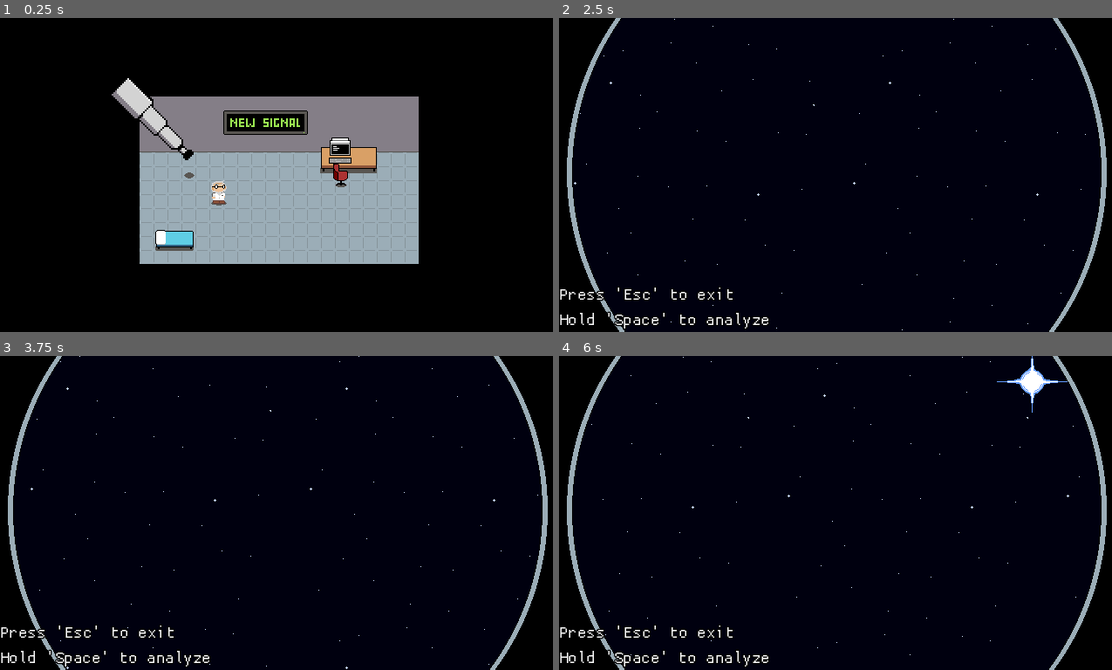
Above: before the commit, frames 1-4 (two rows, left to right).
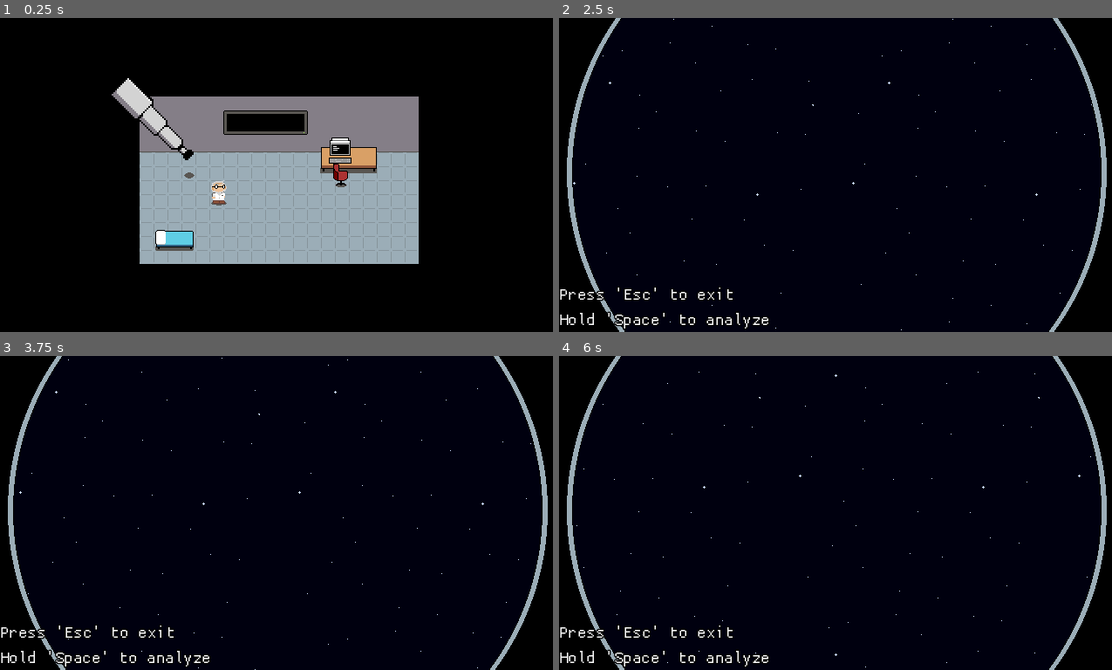
Above: after the commit, the same moments.

Repository: c0sx/ld59
Game: Godot game, scene res://scenes/main.tscn
Two runs of this game, one before a commit and one after it. Both use one fixed random seed, a clock stepped at 60 frames per second and the inputs below.
Inputs (mouse positions are in pixels of both pictures, inside the frame that each line leads up to):
- Up to frame 1 (0.25 s): no input
- Up to frame 2 (2.5 s): tap Enter at 0.5 s; move the mouse to (901, 149) at 0.52 s; tap Space (interact) at 0.6, 1.35, 2.1 s; click (901, 149) at 0.67 s; move the mouse to (708, 124) at 1.27 s; click (708, 124) at 1.42 s; move the mouse to (896, 105) at 2.02 s; click (896, 105) at 2.17 s
- Up to frame 3 (3.75 s): move the mouse to (270, 519) at 2.77 s; tap Space (interact) at 2.85, 3.6 s; click (270, 519) at 2.92 s; move the mouse to (320, 516) at 3.52 s; click (320, 516) at 3.67 s
- Up to frame 4 (6 s): tap Escape (esc) at 4.15 s; move the mouse to (669, 465) at 4.27 s; tap Space (interact) at 4.35, 5.1, 5.85 s; click (669, 465) at 4.42 s; move the mouse to (846, 513) at 5.02 s; click (846, 513) at 5.17 s; move the mouse to (818, 506) at 5.77 s; click (818, 506) at 5.92 s

The runs differ from the first frame. In frame 1, 0.2% of the frame differs, in the area x 41-55%, y 31-35%; in frame 2, less than 0.1%; in frame 3, 0.1%; in frame 4, 0.5%, in the area x 3-97%, y 0-100%.

Commit message:
feat: send reports

Diff:
--- a/scenes/lab/lab.gd
+++ b/scenes/lab/lab.gd
@@ -1,6 +1,7 @@
 class_name Lab
 extends Node2D
 
+@export var config: DayConfig
 @export var camera: Camera2D
 
 @onready var _player: Player = %Player
@@ -12,15 +13,22 @@
 @onready var _label: Label = %Label
 @onready var _notification_timer: Timer = %Timer
 @onready var _telescope_point: Node2D = %TelescopeTargetPoint
+@onready var _bed: Bed = %Bed
+@onready var _bed_point: Node2D = %BedTargetPoint
+@onready var _event_timer: Timer = %EventTimer
+@onready var _monitor: Monitor = %Monitor
 
+signal new_event(event_data: EventData)
 signal looked_into_telescope
 
 var _open_telescope_intent: bool
 var _open_pc_intent: bool
+var _sleep_intent: bool
 var _reports: Array[ReportData]
 
 
 func _ready() -> void:
+	assert(config != null, "config is not set")
 	assert(camera != null, "camera is not set")
 	assert(_player != null, "player is not set")
 	assert(_nav_region != null, "nav regions is not set")
@@ -31,14 +39,22 @@
 	assert(_label != null, "label is not set")
 	assert(_notification_timer != null, "notification timer is not set")
 	assert(_telescope_point != null, "telescope point is not set")
+	assert(_bed != null, "bed is not set")
+	assert(_bed_point != null, "bed point is not set")
+	assert(_event_timer != null, "event timer is not set")
+	assert(_monitor != null, "monitor is not set")
 
 	_player.move_finished.connect(_on_move_finished)
 	_telescope.clicked.connect(_on_telescope_clicked)
 	_pc.clicked.connect(_on_pc_clicked)
 	_pc.reports_sent.connect(_on_reports_sent)
 	_notification_timer.timeout.connect(_on_timeout)
+	_bed.clicked.connect(_on_bed_clicked)
+	_event_timer.timeout.connect(_on_event_timer_timeout)
 
 	_cursor.visible = false
+
+	_event_timer.start()
 
 
 func _unhandled_input(event: InputEvent) -> void:
@@ -52,6 +68,8 @@
 		if _is_point_on_navmesh(pos):
 			_open_telescope_intent = false
 			_open_pc_intent = false
+			_sleep_intent = false
+
 			_cursor.global_position = pos
 			_cursor.visible = true
 			_player.move_to(pos)
@@ -64,6 +82,8 @@
 
 
 func add_report(data: ReportData) -> void:
+	_monitor.hide_signal()
+	_event_timer.start()
 	_reports.append(data)
 
 
@@ -90,7 +110,6 @@
 		return
 
 	_pc.send_reports(_reports)
-	_reports.clear()
 	get_tree().paused = true
 
 
@@ -112,6 +131,7 @@
 
 	_open_telescope_intent = true
 	_open_pc_intent = false
+	_sleep_intent = false
 
 
 func _on_pc_clicked() -> void:
@@ -123,6 +143,19 @@
 
 	_open_pc_intent = true
 	_open_telescope_intent = false
+	_sleep_intent = false
+
+
+func _on_bed_clicked() -> void:
+	var pos := _bed_point.global_position
+
+	_cursor.global_position = pos
+	_cursor.visible = true
+	_player.move_to(pos)
+
+	_open_pc_intent = false
+	_open_telescope_intent = false
+	_sleep_intent = true
 
 
 func _on_timeout() -> void:
@@ -130,5 +163,15 @@
 
 
 func _on_reports_sent() -> void:
+	_reports.clear()
 	_show_notification("All reports sent")
 	get_tree().paused = false
+
+
+func _on_event_timer_timeout() -> void:
+	var event_data: EventData = config.events.pop_front()
+	if not event_data:
+		return
+
+	_monitor.show_signal()
+	new_event.emit(event_data)
--- a/scenes/lab/lab.tscn
+++ b/scenes/lab/lab.tscn
@@ -57,6 +57,9 @@
 tile_map_data = PackedByteArray("AAAEAAIAAwAAAAAAAAAFAAIAAwAAAAAAAAAGAAIAAwAAAAAAAAAHAAIAAwAAAAAAAAAIAAIAAwAAAAAAAAAJAA …(3760 unchanged characters)…
 tile_set = SubResource("TileSet_4pbly")
 
+[node name="Cursor" parent="." unique_id=920140334 instance=ExtResource("6_n3cpm")]
+unique_name_in_owner = true
+
 [node name="Props" type="Node2D" parent="." unique_id=1284254067]
 
 [node name="Desk" type="StaticBody2D" parent="Props" unique_id=1899593697]
@@ -94,13 +97,8 @@
 position = Vector2(218, 180)
 
 [node name="Monitor" parent="Props" unique_id=972134180 instance=ExtResource("10_bfyp6")]
+unique_name_in_owner = true
 position = Vector2(304, 120)
-
-[node name="Bed" parent="Props" unique_id=839591278 instance=ExtResource("11_0mjck")]
-position = Vector2(200, 256)
-
-[node name="Cursor" parent="." unique_id=920140334 instance=ExtResource("6_n3cpm")]
-unique_name_in_owner = true
 
 [node name="NavigationRegion2D" type="NavigationRegion2D" parent="." unique_id=852759823]
 unique_name_in_owner = true
@@ -109,6 +107,16 @@
 [node name="Player" parent="NavigationRegion2D" unique_id=1414958135 instance=ExtResource("2_ngnlj")]
 unique_name_in_owner = true
 position = Vector2(250, 200)
+
+[node name="Props2" type="Node2D" parent="." unique_id=1433102511]
+
+[node name="Bed" parent="Props2" unique_id=839591278 instance=ExtResource("11_0mjck")]
+unique_name_in_owner = true
+position = Vector2(200, 256)
+
+[node name="BedTargetPoint" type="Node2D" parent="Props2" unique_id=1033860981]
+unique_name_in_owner = true
+position = Vector2(208, 240)
 
 [node name="CanvasLayer" type="CanvasLayer" parent="." unique_id=2018082166]
 
@@ -134,3 +142,8 @@
 unique_name_in_owner = true
 wait_time = 2.0
 one_shot = true
+
+[node name="EventTimer" type="Timer" parent="." unique_id=1798501884]
+unique_name_in_owner = true
+wait_time = 5.0
+one_shot = true
--- a/scenes/main.gd
+++ b/scenes/main.gd
@@ -15,6 +15,7 @@
 	_telescope.process_mode = Node.PROCESS_MODE_DISABLED
 
 	_lab.looked_into_telescope.connect(_on_looked_into_telescope)
+	_lab.new_event.connect(_on_new_event)
 	_telescope.report_added.connect(_on_report_added)
 	_telescope.closed.connect(_on_look_stopped)
 
@@ -44,3 +45,7 @@
 
 func _on_report_added(report_data: ReportData) -> void:
 	_lab.add_report(report_data)
+
+
+func _on_new_event(event_data: EventData) -> void:
+	_telescope.register_new_event(event_data)
--- a/scenes/player/player.tscn
+++ b/scenes/player/player.tscn
@@ -11,6 +11,7 @@
 script = ExtResource("1_dovo2")
 
 [node name="Sprite2D" type="Sprite2D" parent="." unique_id=485497185]
+y_sort_enabled = true
 texture = ExtResource("1_8afob")
 
 [node name="CollisionShape2D" type="CollisionShape2D" parent="." unique_id=1351457333]
--- /dev/null
+++ b/scenes/props/bed/bed.gd
@@ -0,0 +1,38 @@
+class_name Bed
+extends Area2D
+
+@onready var _sprite: Sprite2D = %Sprite2D
+
+signal clicked
+
+
+func _ready() -> void:
+	input_event.connect(_on_input_event)
+	mouse_entered.connect(_on_mouse_entered)
+	mouse_exited.connect(_on_mouse_exited)
+
+	_set_outline(false)
+
+
+func _set_outline(value: bool) -> void:
+	_sprite.material.set_shader_parameter("enabled", value)
+
+	if value:
+		Input.set_default_cursor_shape(Input.CursorShape.CURSOR_POINTING_HAND)
+	else:
+		Input.set_default_cursor_shape(Input.CursorShape.CURSOR_ARROW)
+
+
+func _on_mouse_entered() -> void:
+	_set_outline(true)
+
+
+func _on_mouse_exited() -> void:
+	_set_outline(false)
+
+
+func _on_input_event(_viewport: Viewport, event: InputEvent, _idx: int) -> void:
+	if event is InputEventMouseButton:
+		var e := event as InputEventMouseButton
+		if e.button_index == MOUSE_BUTTON_LEFT and e.pressed:
+			clicked.emit()
--- a/scenes/props/bed/bed.tscn
+++ b/scenes/props/bed/bed.tscn
@@ -1,14 +1,34 @@
 [gd_scene format=3 uid="uid://ceow8wk1kxbsx"]
 
 [ext_resource type="Texture2D" uid="uid://b6v6lcn1hbut6" path="res://scenes/props/bed/bed.png" id="1_ekpqq"]
+[ext_resource type="Script" uid="uid://dpo0km5ha3alq" path="res://scenes/props/bed/bed.gd" id="1_oc53l"]
+[ext_resource type="Shader" uid="uid://7ki37lbbt1g1" path="res://shader/outline.gdshader" id="2_14g5i"]
+
+[sub_resource type="ShaderMaterial" id="ShaderMaterial_gq346"]
+shader = ExtResource("2_14g5i")
+shader_parameter/enabled = false
+shader_parameter/outline_color = Color(0, 1, 0, 1)
+shader_parameter/outline_width = 1.0
 
 [sub_resource type="RectangleShape2D" id="RectangleShape2D_ekpqq"]
 size = Vector2(48, 26)
 
-[node name="Bed" type="StaticBody2D" unique_id=839591278]
+[sub_resource type="RectangleShape2D" id="RectangleShape2D_5hsrg"]
+size = Vector2(48, 18)
+
+[node name="Bed" type="Area2D" unique_id=1569761063]
+script = ExtResource("1_oc53l")
 
 [node name="Sprite2D" type="Sprite2D" parent="." unique_id=419121759]
+unique_name_in_owner = true
+material = SubResource("ShaderMaterial_gq346")
 texture = ExtResource("1_ekpqq")
 
 [node name="CollisionShape2D" type="CollisionShape2D" parent="." unique_id=641159643]
 shape = SubResource("RectangleShape2D_ekpqq")
+
+[node name="StaticBody2D" type="StaticBody2D" parent="." unique_id=346966365]
+
+[node name="CollisionShape2D" type="CollisionShape2D" parent="StaticBody2D" unique_id=922897661]
+position = Vector2(0, 1)
+shape = SubResource("RectangleShape2D_5hsrg")
--- a/scenes/props/monitor/monitor.gd
+++ b/scenes/props/monitor/monitor.gd
@@ -1,4 +1,23 @@
-extends Sprite2D
+class_name Monitor
+extends Node2D
 
 @export var _default_texture: Texture
 @export var _signal_texture: Texture
+
+@onready var _sprite: Sprite2D = %Sprite2D
+
+
+func _ready() -> void:
+  assert(_default_texture != null, "default texture is not set")
+  assert(_signal_texture != null, "signal texture is not set")
+  assert(_sprite != null, "sprite is not set")
+
+  hide_signal()
+
+
+func show_signal() -> void:
+  _sprite.texture = _signal_texture
+
+
+func hide_signal() -> void:
+  _sprite.texture = _default_texture
--- a/scenes/props/monitor/monitor.tscn
+++ b/scenes/props/monitor/monitor.tscn
@@ -2,7 +2,12 @@
 
 [ext_resource type="Texture2D" uid="uid://ccp750ombcms1" path="res://scenes/props/monitor/signal.png" id="1_gut86"]
 [ext_resource type="Script" uid="uid://djawe5qwb54rs" path="res://scenes/props/monitor/monitor.gd" id="2_gut86"]
+[ext_resource type="Texture2D" uid="uid://b6mk0pma61we6" path="res://scenes/props/monitor/monitor.png" id="2_xik1u"]
 
-[node name="Monitor" type="Sprite2D" unique_id=972134180]
-texture = ExtResource("1_gut86")
+[node name="Monitor" type="Node2D" unique_id=592590865]
 script = ExtResource("2_gut86")
+_default_texture = ExtResource("2_xik1u")
+_signal_texture = ExtResource("1_gut86")
+
+[node name="Sprite2D" type="Sprite2D" parent="." unique_id=634973249]
+unique_name_in_owner = true
--- a/scenes/telescope/telescope.gd
+++ b/scenes/telescope/telescope.gd
@@ -98,7 +98,6 @@
 	camera.global_position = pos
 	camera.make_current()
 
-	_spawn()
 	Input.set_mouse_mode(Input.MOUSE_MODE_CAPTURED)
 
 
@@ -126,33 +125,32 @@
 	return camera_pos
 
 
-func _spawn() -> void:
-	for event in config.events:
-		var sprite_rect := _sprite.get_rect()
-		var sprite_offset := sprite_rect.size / 2
-		var sprite_pos := _sprite.global_position
-
-		var camera_rect := camera.get_viewport_rect()
-		var camera_offset := camera_rect.size / 2
-
-		var instance := event_scene.instantiate() as Event
-		instance.event = event
-
-		var random_x := randf_range(
-			sprite_pos.x - sprite_offset.x + camera_offset.x,
-			sprite_pos.x + sprite_offset.x - camera_offset.x
-		)
-
-		var random_y := randf_range(
-			sprite_pos.y - sprite_offset.y + camera_offset.y,
-			sprite_pos.y + sprite_offset.y - camera_offset.y
-		)
-
-		_container.add_child(instance)
-		instance.global_position = Vector2(random_x, random_y)
-
-		instance.entered.connect(_on_event_entered)
-		instance.exited.connect(_on_event_exited)
+func register_new_event(event: EventData) -> void:
+	var sprite_rect := _sprite.get_rect()
+	var sprite_offset := sprite_rect.size / 2
+	var sprite_pos := _sprite.global_position
+
+	var camera_rect := camera.get_viewport_rect()
+	var camera_offset := camera_rect.size / 2
+
+	var instance := event_scene.instantiate() as Event
+	instance.event = event
+
+	var random_x := randf_range(
+		sprite_pos.x - sprite_offset.x + camera_offset.x,
+		sprite_pos.x + sprite_offset.x - camera_offset.x
+	)
+
+	var random_y := randf_range(
+		sprite_pos.y - sprite_offset.y + camera_offset.y,
+		sprite_pos.y + sprite_offset.y - camera_offset.y
+	)
+
+	_container.add_child(instance)
+	instance.global_position = Vector2(random_x, random_y)
+
+	instance.entered.connect(_on_event_entered)
+	instance.exited.connect(_on_event_exited)
 
 
 func _try_to_look(relative: Vector2) -> void:
@@ -181,7 +179,7 @@
 	_interact_event = closest
 	_looking_disabled = true
 
-	var is_focused: bool = closest.global_position == camera.global_position
+	var is_focused: bool = closest.global_position.distance_squared_to(camera.global_position) < 0.01
 	if not is_focused:
 		_focus_on_event()
 	else:
Not shown, added: scenes/props/bed/bed.gd.uid
